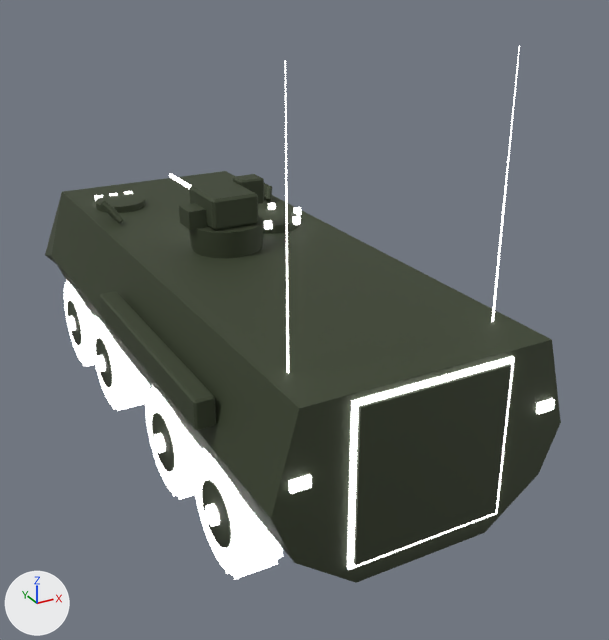
Before and after pictures for a commit that changed the glTF model assets/military/vehicles/apc_8x8.glb.
Both versions are drawn from a 50 mm lens placed at (-3.84, -8.74, 5.5), pointed at (0.55, -0.76, 1.51). The lights are fixed; the arrows at lower left show +X, +Y and +Z. The older version comes first. Objects named as collision shapes, trigger or cutter boxes, shadow casters or lower levels of detail are left out. Vertices at exactly the same position are counted once.

Names of what the first picture shows: 'apc_8x8_LOD0'.
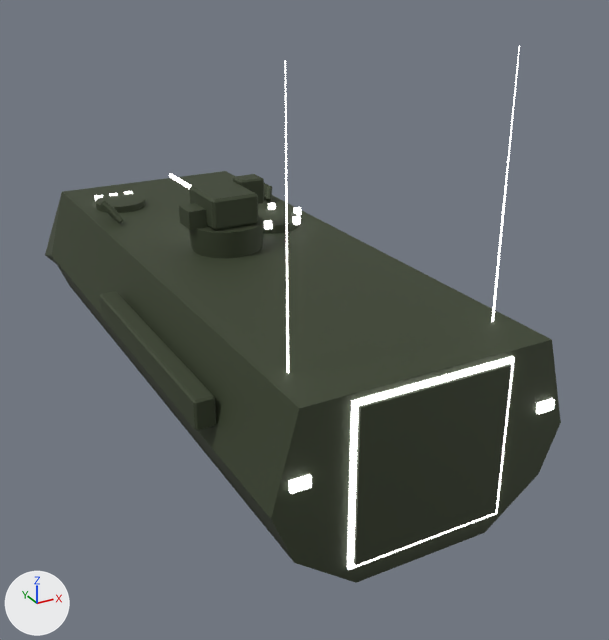
Pixel boxes [x1, y1, x2, y2] of what changed, in the pictures (609 x 640 px):
part 1 of me_apc_8x8_lod0, deleted
    before: [64, 281, 283, 580]

Diff of the bpy script that builds the scene:
```diff
--- a/assets/military/vehicles/apc_8x8.glb.py
+++ b/assets/military/vehicles/apc_8x8.glb.py
@@ me_apc_8x8_lod0 @@
 # used by ob_apc_8x8_lod0; location = (0.0, 0.0, 0.0)
-me_apc_8x8_lod0.from_pydata(...)  # 2900 vertices, 4944 faces; spans x -1.63..1.63, y -4.01..3.98, z -0.04..4.8
+me_apc_8x8_lod0.from_pydata(...)  # 564 vertices, 976 faces; spans x -1.63..1.63, y -4.01..3.98, z 0.55..4.8
+# me_apc_8x8_lod0 part 1: 176 loose pieces with 2336 vertices, spanning x -1.45..1.45, y -3.2..3.2, z -0.04..1.24, are deleted
 me_apc_8x8_lod0.materials.append(mat_paint_green)
```
